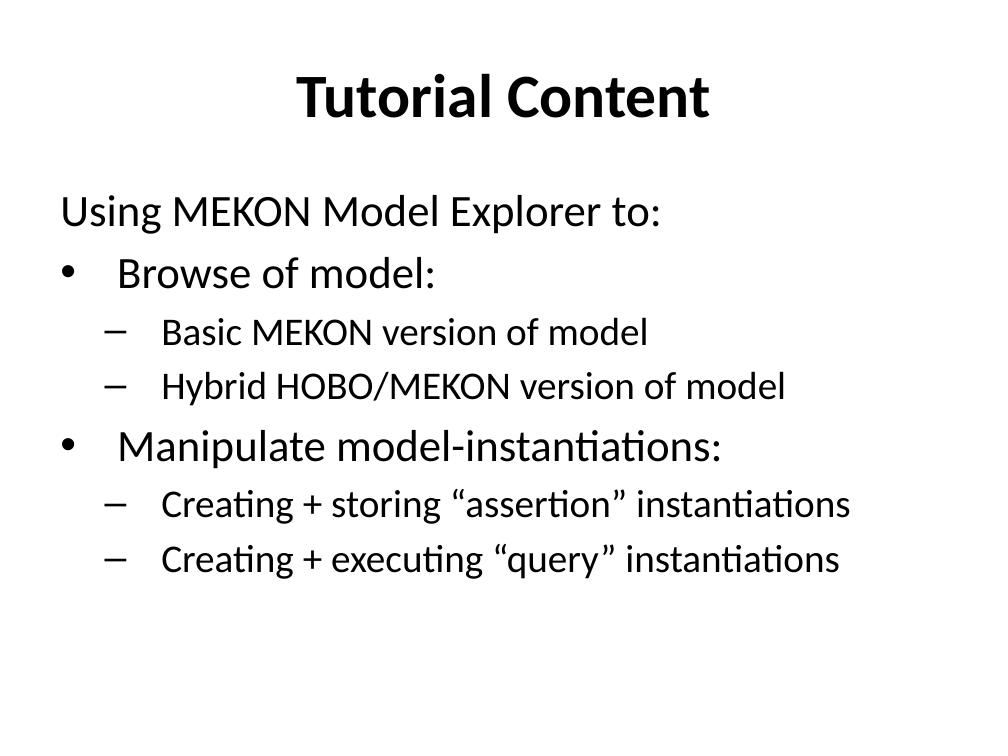
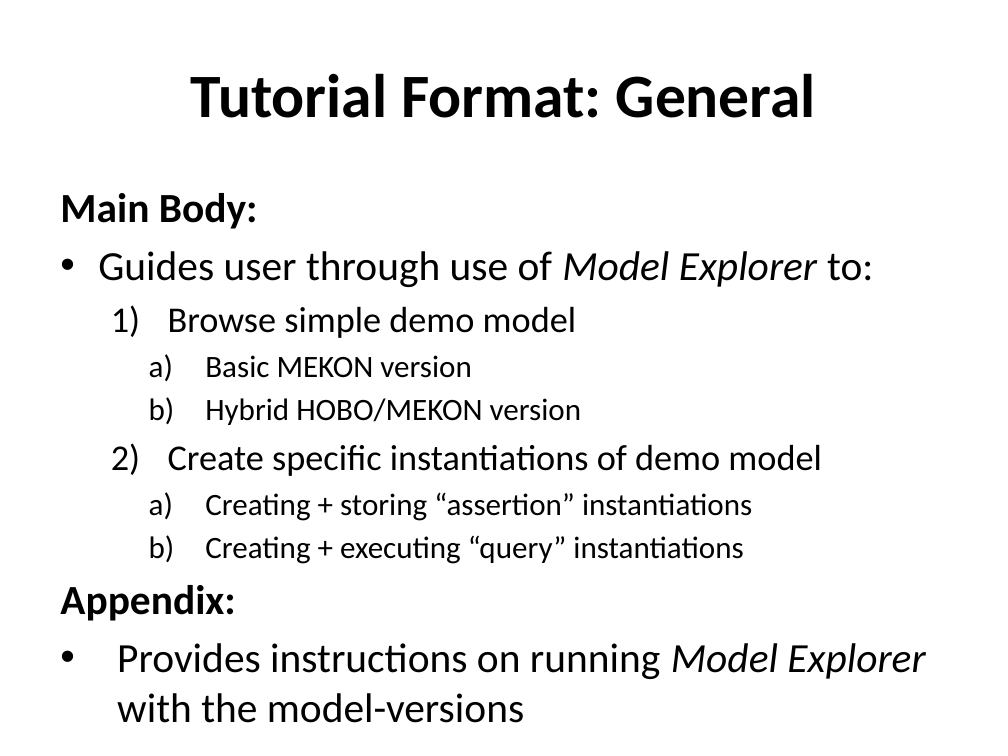
Before and after one commit to colin-puleston/mekon-hobo, a slide deck: slide 5 of docs/MEKON-HOBO Introductory Tutorial.pptx (slide 4 before the commit). Drawn at 1008x756 pixels with LibreOffice and Linux fonts; fonts in the diff are those of the drawing. Boxes give left, top, right and bottom in pixels: in the first picture for what was removed or moved away, otherwise in the second. Text is boxed around its words. In the diff, an @@ line names an element or a change of style, - is before the commit and + after.

```diff
--- a/docs/MEKON-HOBO Introductory Tutorial.pptx
+++ b/docs/MEKON-HOBO Introductory Tutorial.pptx
@@ title at (191, 73, 816, 118): text changed @@
-Tutorial Content
+Tutorial Format: General
@@ text at (60, 193, 873, 476): text changed; size 32 to 25.9 pt @@
-Using MEKON Model Explorer to:
-• Browse of model:
-  – Basic MEKON version of model
-  – Hybrid HOBO/MEKON version of model
-• Manipulate model-instantiations:
+Main Body:
+• Guides user through use of Model Explorer to:
+  1) Browse simple demo model
+    a) Basic MEKON version
+    b) Hybrid HOBO/MEKON version
+  2) Create specific instantiations of demo model
@@ text at (205, 492, 752, 564): size 28 to 22.2 pt in "Creating + storing “assertion” instantiations", "Creating + executing “query” instantiations"; bullet – to a); list level 2 to 3 in "Creating + storing “assertion” instantiations"; list level 2 to 3 in "Creating + executing “query” instantiations" @@
@@ text at (60, 585, 925, 679): paragraphs added @@
+Appendix:
+• Provides instructions on running Model Explorer with the model-versions
```
Also in this commit, not shown: 15 other slides changed, 7 slides added.
